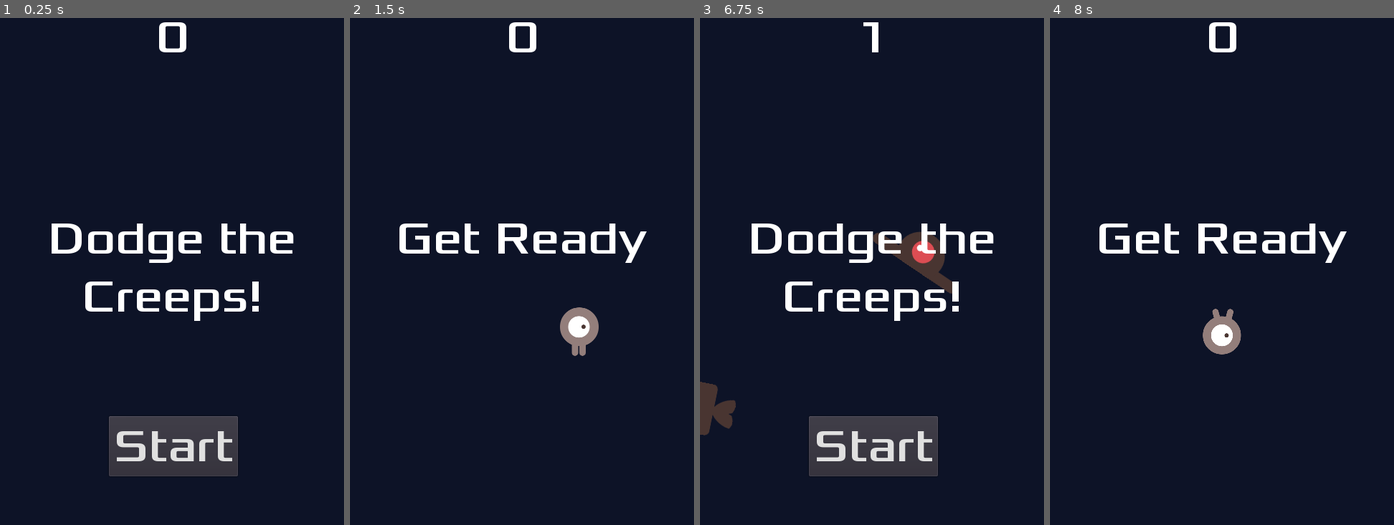
Above: before the commit, frames 1-4 (left to right).
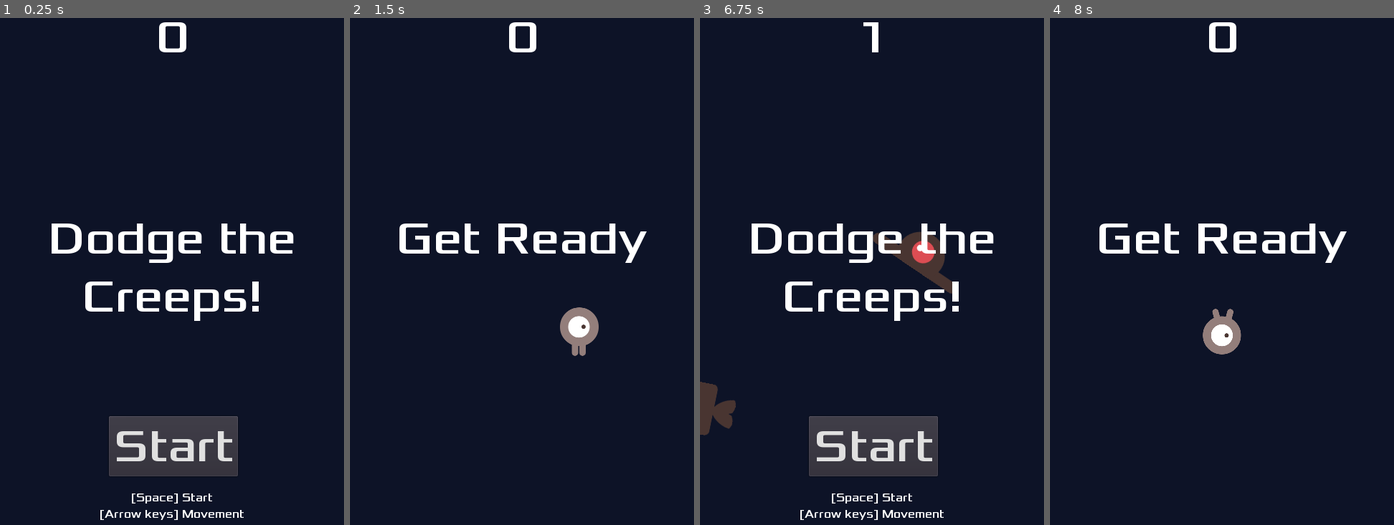
Above: after the commit, the same moments.

Repository: GArmane/dodge-the-creeps
Game: Godot game, scene res://Main/Main.tscn
The game is run twice, just before and just after one commit, with the same random seed, the same clock (stepped at 60 frames per second) and the same inputs.
Inputs:
- Up to frame 1 (0.25 s): no input
- Up to frame 2 (1.5 s): click "Start" at 0.5 s; tap Enter at 1.25 s; hold Right (ui_right) from 1.28 s (still down)
- Up to frame 3 (6.75 s): release Right (ui_right) at 2.03 s; hold Down (ui_down) 2.03-2.78 s; hold Right (ui_right) 2.78-3.53 s; hold Up (ui_up) 3.53-4.28 s; hold Left (ui_left) 4.28-5.78 s; hold Down (ui_down) 5.78-6.53 s; hold Right (ui_right) from 6.53 s (still down)
- Up to frame 4 (8 s): release Right (ui_right) at 7.25 s; click "Start" at 7.25 s

The runs differ from the first frame. In frame 1, 0.5% of the frame differs, in the area x 29-71%, y 93-100%; in frame 2, nothing differs; in frame 3, 0.5%; in frame 4, nothing differs.

Commit message:
feat(hud): add tutorial label

Diff:
--- a/HUD/HUD.gd
+++ b/HUD/HUD.gd
@@ -33,6 +33,7 @@
 	yield(get_tree().create_timer(1), "timeout")
 
 	$StartButton.show()
+	$TutorialLabel.show()
 
 
 # Signal handling
@@ -42,4 +43,5 @@
 
 func _on_StartButton_pressed():
 	$StartButton.hide()
+	$TutorialLabel.hide()
 	emit_signal("start_game")
--- a/HUD/HUD.tscn
+++ b/HUD/HUD.tscn
@@ -15,6 +15,12 @@
 [sub_resource type="DynamicFont" id=4]
 size = 64
 font_data = SubResource( 3 )
+
+[sub_resource type="DynamicFontData" id=9]
+font_path = "res://HUD/fonts/Xolonium-Regular.ttf"
+
+[sub_resource type="DynamicFont" id=10]
+font_data = SubResource( 9 )
 
 [sub_resource type="DynamicFontData" id=5]
 font_path = "res://HUD/fonts/Xolonium-Regular.ttf"
@@ -58,6 +64,20 @@
 "_edit_use_anchors_": false
 }
 
+[node name="TutorialLabel" type="Label" parent="."]
+anchor_top = 1.0
+anchor_right = 1.0
+anchor_bottom = 1.0
+margin_top = -48.0
+margin_bottom = -1.0
+custom_fonts/font = SubResource( 10 )
+text = "[Space] Start
+[Arrow keys] Movement"
+align = 1
+__meta__ = {
+"_edit_use_anchors_": false
+}
+
 [node name="StartButton" type="Button" parent="."]
 anchor_left = 0.5
 anchor_top = 1.0
Not shown: 1 places in HUD/HUD.tscn that only renumber resources
